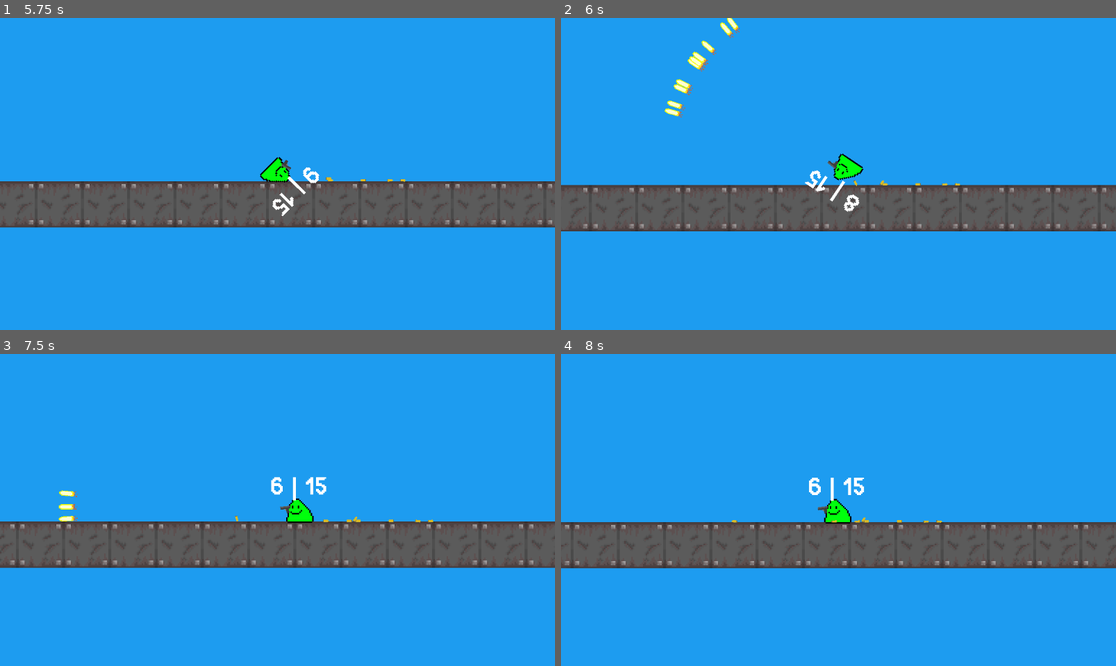
Above: before the commit, frames 1-4 (two rows, left to right).
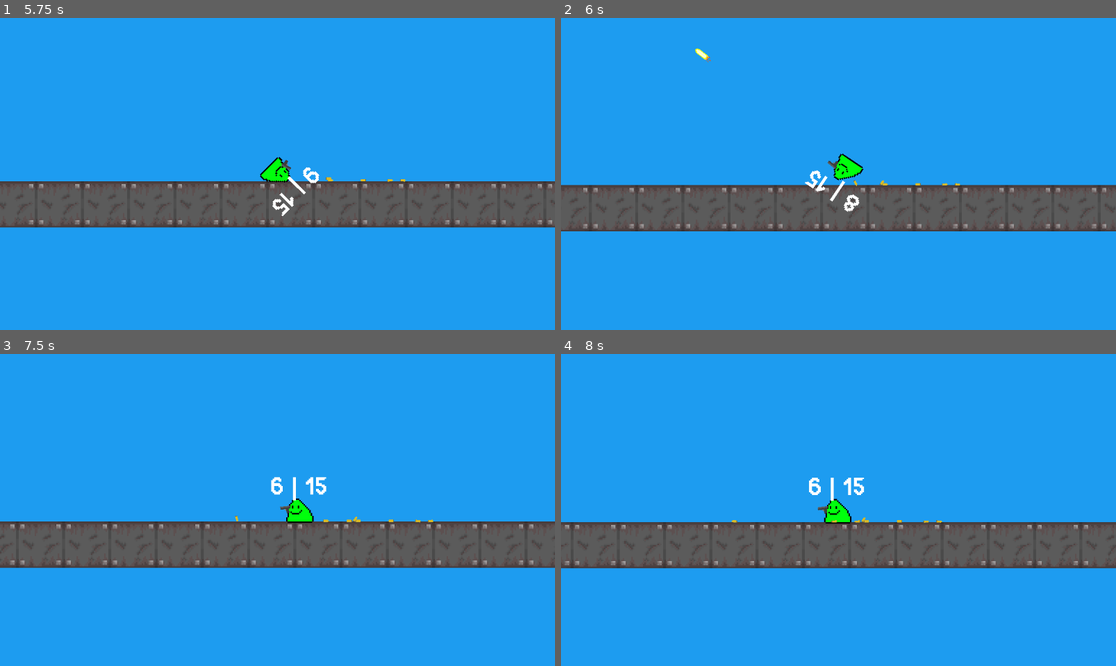
Above: after the commit, the same moments.

Repository: a0fefd/blobs-with-guns-remastered
Game: Godot game, scene res://scenes/levels/world.tscn
Same seed, same stepped clock (60 frames per second), same inputs: the game is played once before the commit and once after it.
Inputs (mouse positions are in pixels of both pictures, inside the frame that each line leads up to):
- Up to frame 1 (5.75 s): move the mouse to (399, 158) at 0.52 s; press the mouse at (399, 158) at 0.53 s; move the mouse to (166, 189) at 1.27 s; release the mouse at (166, 189) at 1.28 s; click (166, 189) at 1.35 s; move the mouse to (333, 105) at 2.02 s; press the mouse at (333, 105) at 2.03 s; move the mouse to (249, 236) at 2.77 s; release the mouse at (249, 236) at 2.78 s; click (249, 236) at 2.85 s; move the mouse to (444, 220) at 3.52 s; press the mouse at (444, 220) at 3.53 s; tap R (reload) at 4.15 s; move the mouse to (111, 127) at 4.27 s; release the mouse at (111, 127) at 4.28 s; click (111, 127) at 4.35 s; move the mouse to (305, 174) at 5.02 s; press the mouse at (305, 174) at 5.03 s
- Up to frame 2 (6 s): move the mouse to (755, 96) at 5.77 s; release the mouse at (755, 96) at 5.78 s; click (755, 96) at 5.85 s
- Up to frame 3 (7.5 s): move the mouse to (399, 494) at 6.52 s; press the mouse at (399, 494) at 6.53 s; move the mouse to (166, 525) at 7.27 s; release the mouse at (166, 525) at 7.28 s; click (166, 525) at 7.35 s
- Up to frame 4 (8 s): no input

Frame 1 is identical in both runs. In frame 2, 0.5% of the frame differs, in the area x 18-33%, y 0-32%; in frame 3, 0.2%; in frame 4, nothing differs.

Commit message:
Fix shotgun spread

Diff:
--- a/scenes/guns/gun.tscn
+++ b/scenes/guns/gun.tscn
@@ -125,7 +125,6 @@
 
 [node name="Gun" type="Node2D"]
 script = ExtResource("1_8yt1r")
-shotgun = true
 
 [node name="Sprite2D" type="Sprite2D" parent="."]
 texture = ExtResource("1_b0041")
--- a/scripts/gun.gd
+++ b/scripts/gun.gd
@@ -13,8 +13,8 @@
 @export var rounds_per_second: float = 10
 @export var full_auto := false
 @export var shotgun := false
-@export var num_bullets: int = 10
-@export var shotgun_spread: = 40
+@export var num_bullets: int = 9  # best if this is odd so that there is a center bullet
+@export var shotgun_spread: int = 40
 @export var shell: PackedScene = preload("res://scenes/guns/shell.tscn")
 @export var bullet: PackedScene = preload("res://scenes/guns/bullet.tscn")
 
@@ -85,7 +85,7 @@
 
 	if shotgun:
 		for i in range(num_bullets):
-			create_bullet(-(shotgun_spread / 2) + i * (shotgun_spread / num_bullets))
+			create_bullet((shotgun_spread / (num_bullets - 1)) * i - shotgun_spread / 2)
 	else:
 		create_bullet()
 
